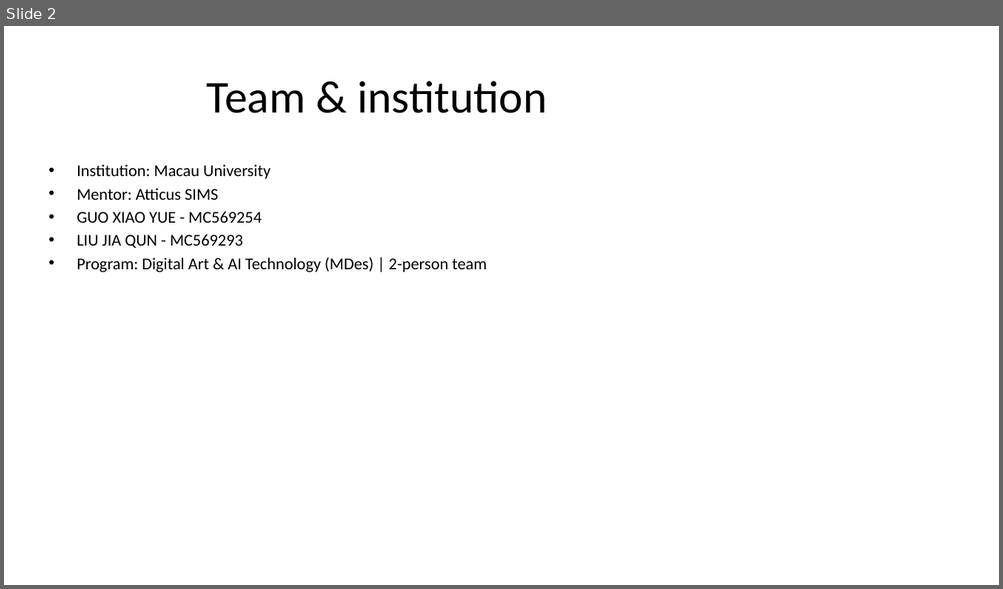
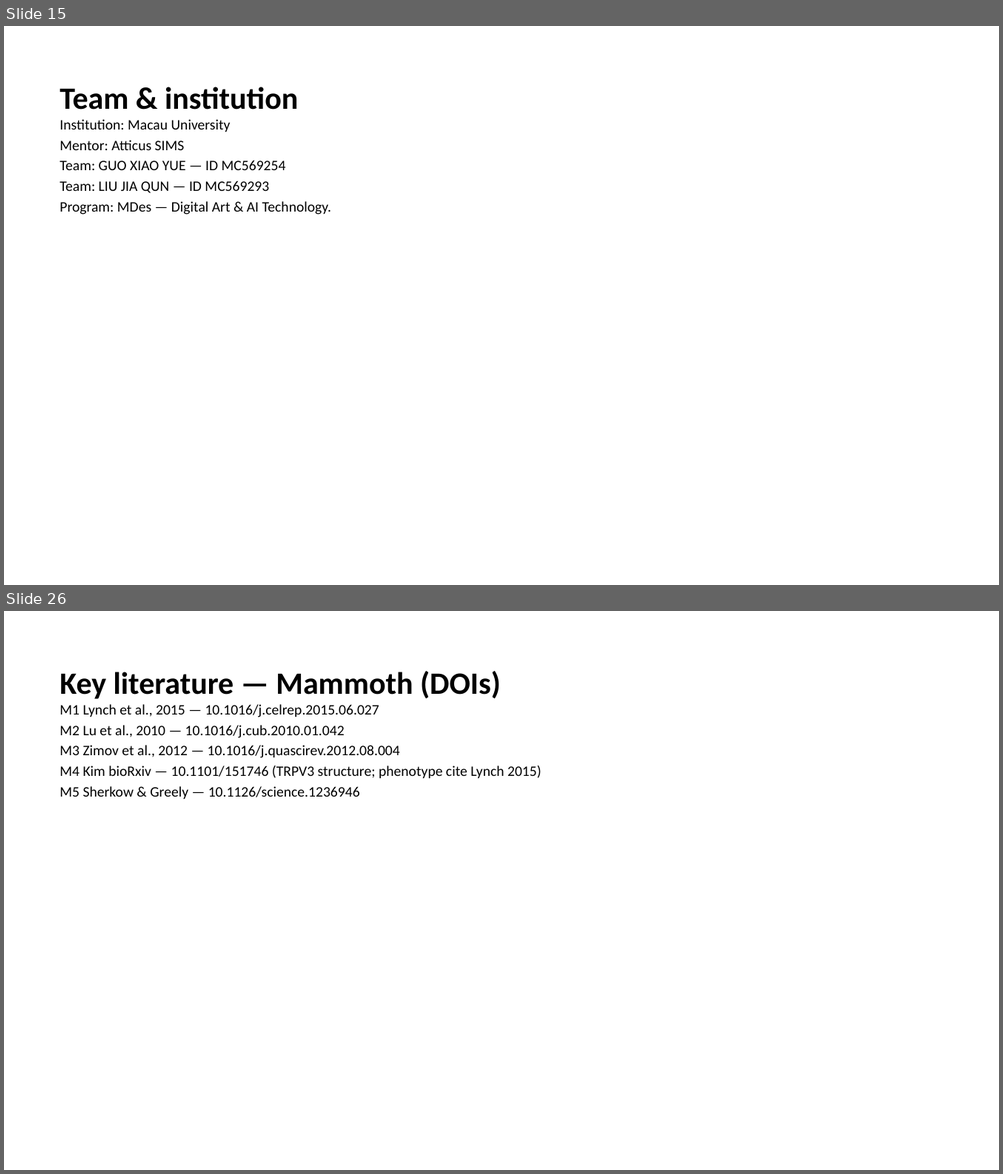
Before and after one commit to macaumonsoon/Biodesign-Project, a slide deck: slides/export/Archive_of_Extinction_Final_BDC2026.pptx. Shown one above the other, each under a label of ours: slide 2 before the commit, slides 15 and 26 after it; the slides between them are not shown. The pictures are 1003x589 and 1003x1174 pixels, drawn with LibreOffice and Linux fonts; fonts in the diff are those of the drawing. Boxes give left, top, right and bottom in pixels: in the first picture for what was removed or moved away, otherwise in the second. Text is boxed around its words. In the diff, an @@ line names an element or a change of style, - is before the commit and + after.

```diff
--- a/slides/export/Archive_of_Extinction_Final_BDC2026.pptx
+++ b/slides/export/Archive_of_Extinction_Final_BDC2026.pptx
@@ slide 26 added at (4,611,999,1170), background #FFFFFF @@
@@ text added at (60,671,541,799), 14 pt, text #000000 @@
+Key literature — Mammoth (DOIs)
+M1 Lynch et al., 2015 — 10.1016/j.celrep.2015.06.027
+M2 Lu et al., 2010 — 10.1016/j.cub.2010.01.042
+M3 Zimov et al., 2012 — 10.1016/j.quascirev.2012.08.004
+M4 Kim bioRxiv — 10.1101/151746 (TRPV3 structure; phenotype cite Lynch 2015)
+M5 Sherkow & Greely — 10.1126/science.1236946
@@ what was slide 2 is now slide 15 @@
@@ slide 15 changed as well @@
@@ text "Team & institution": place and size @@
-text "Team & institution" at (77,164,486,272)
+text "Team & institution" at (60,87,331,215)
@@ text at (60,87,298,110): paragraph added @@
+Team & institution
@@ title removed at (207,81,546,113) @@
-Team & institution
@@ text at (60,119,230,150): size 16 to 14 pt in "Institution: Macau University", "Mentor: Atticus SIMS"; bullet • to none @@
@@ text at (60,160,331,215): text changed; size 16 to 14 pt @@
-• GUO XIAO YUE - MC569254
-• LIU JIA QUN - MC569293
-• Program: Digital Art & AI Technology (MDes) | 2-person team
+Team: GUO XIAO YUE — ID MC569254
+Team: LIU JIA QUN — ID MC569293
+Program: MDes — Digital Art & AI Technology.
```
Also in this commit, not shown: 2 other slides changed, 48 other slides added, 18 slides removed, 1 other file.
